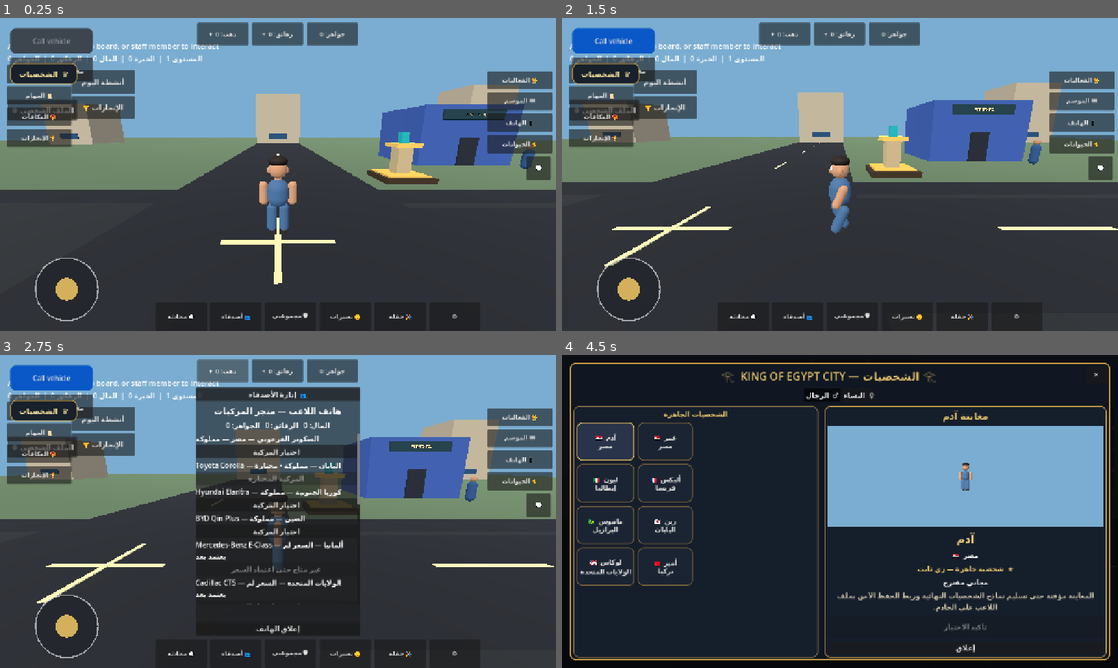
Above: before the commit, frames 1-4 (two rows, left to right).
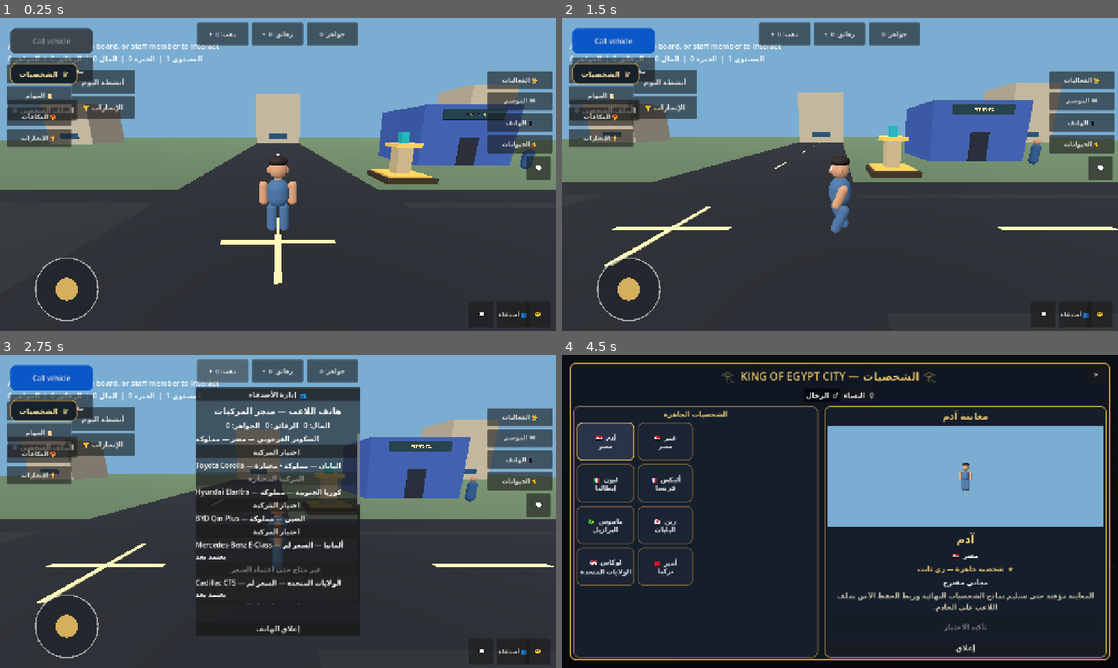
Above: after the commit, the same moments.

Repository: gamalalaraby1988-dotcom/King-Egypt-
Game: Godot game, scene res://scenes/main.tscn
Two runs of this game, one before a commit and one after it. Both use one fixed random seed, a clock stepped at 60 frames per second and the inputs below.
Inputs (mouse positions are in pixels of both pictures, inside the frame that each line leads up to):
- Up to frame 1 (0.25 s): no input
- Up to frame 2 (1.5 s): tap Enter at 0.5 s; move the mouse to (962, 158) at 0.52 s; hold D (move_right) 0.53-1.25 s; hold Shift (sprint) 0.53-1.25 s; click (962, 158) at 0.67 s; drag from (728, 190) to (812, 237) at 1.27 s
- Up to frame 3 (2.75 s): click "ذهب: 0 +" at 2 s
- Up to frame 4 (4.5 s): click "رقائق: 0 +" at 2.75 s; click "جواهر: 0" at 3.5 s; click "👤 الملف" at 4.25 s

The runs differ from the first frame. In frame 1, 0.3% of the frame differs, in the area x 30-98%, y 90-98%; in frame 2, 0.3%, in the area x 30-98%, y 90-99%; in frame 3, 0.3%; in frame 4, less than 0.1%.

Commit message:
Align bottom social controls with Sunday City reference

Diff:
--- a/scripts/city_hud.gd
+++ b/scripts/city_hud.gd
@@ -238,21 +238,27 @@
 	_make_button(right, "📱 الهاتف", "phone")
 	_make_button(right, "🐈 الحيوانات", "pets")
 
+	# شريط الأزرار السفلية وفق مرجع Sunday City: محادثة، أصدقاء، تعبيرات.
+	# الجلوس يبقى داخل قائمة التعبيرات حسب الاعتماد السابق، ولا يظهر زر حفلة أو مجموعتي مستقل.
 	var bottom := HBoxContainer.new()
-	bottom.anchor_left = 0.28
-	bottom.anchor_right = 0.72
+	bottom.anchor_left = 0.66
+	bottom.anchor_right = 0.99
 	bottom.anchor_top = 1.0
 	bottom.anchor_bottom = 1.0
-	bottom.offset_top = -66
-	bottom.alignment = BoxContainer.ALIGNMENT_CENTER
-	bottom.add_theme_constant_override("separation", 8)
+	bottom.offset_top = -68
+	bottom.offset_bottom = -8
+	bottom.alignment = BoxContainer.ALIGNMENT_END
+	bottom.add_theme_constant_override("separation", 7)
 	root.add_child(bottom)
-	_make_button(bottom, "💬 محادثة", "chat")
+	var chat_button := _make_button(bottom, "💬", "chat")
+	chat_button.custom_minimum_size = Vector2(58, 54)
+	chat_button.tooltip_text = "المحادثة"
 	_make_friends_icon_button(bottom)
-	_make_button(bottom, "🛡 مجموعتي", "group")
-	_make_button(bottom, "😊 تعبيرات", "emotes")
-	_make_button(bottom, "🎉 حفلة", "party")
-	_make_button(bottom, "⚙", "settings")
+	var friends_holder := bottom.get_child(bottom.get_child_count() - 1) as Control
+	friends_holder.custom_minimum_size = Vector2(58, 54)
+	var emotes_button := _make_button(bottom, "😊", "emotes")
+	emotes_button.custom_minimum_size = Vector2(58, 54)
+	emotes_button.tooltip_text = "التعبيرات"
 
 	popup = PanelContainer.new()
 	popup.anchor_left = 0.5
